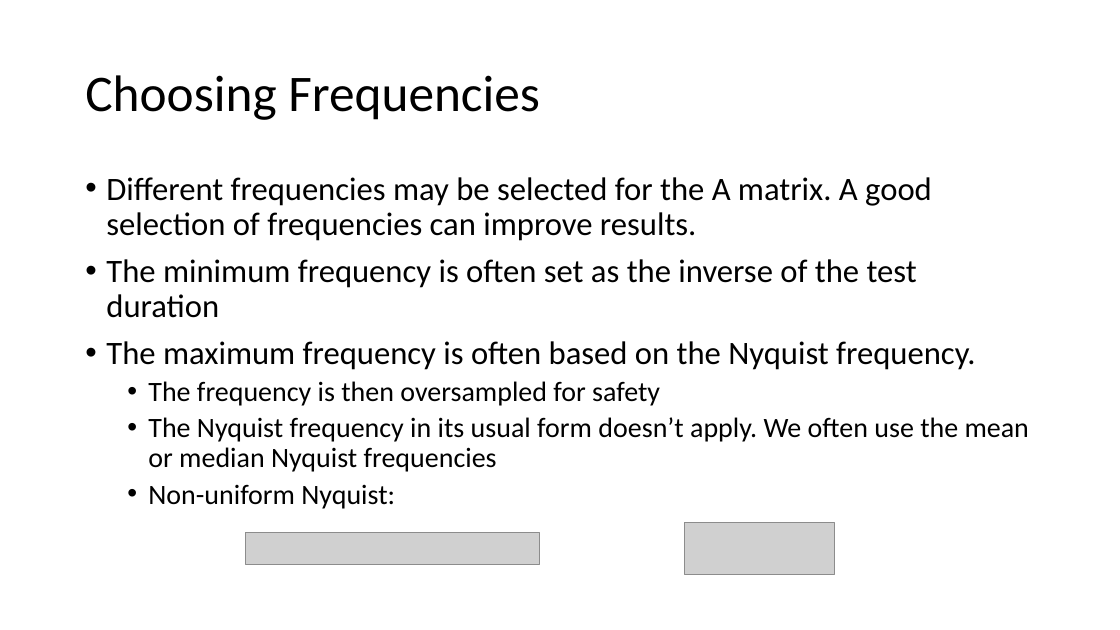
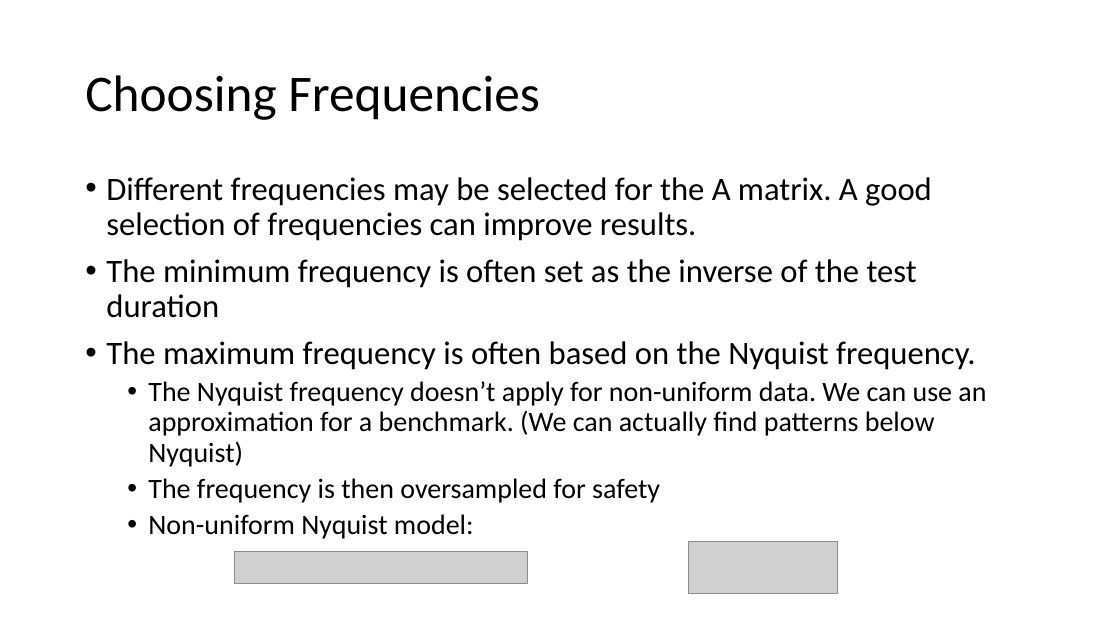
Before and after one commit to Tsintsuntsini/PHYS_581, a slide deck: slide 6 of Presentation2/The Lomb-Scargle Algorithm.pptx. Drawn at 1120x630 pixels with LibreOffice and Linux fonts; fonts in the diff are those of the drawing; grey boxes stand for pictures. Boxes give left, top, right and bottom in pixels: in the first picture for what was removed or moved away, otherwise in the second. Text is boxed around its words. In the diff, an @@ line names an element or a change of style, - is before the commit and + after.

```diff
--- a/Presentation2/The Lomb-Scargle Algorithm.pptx
+++ b/Presentation2/The Lomb-Scargle Algorithm.pptx
@@ text at (148, 381, 986, 467): paragraph added @@
+  • The Nyquist frequency doesn’t apply for non-uniform data. We can use an approximation for a benchmark. (We can actually find patterns below Nyquist)
@@ text at (148, 514, 474, 539): text changed @@
-  • The Nyquist frequency in its usual form doesn’t apply. We often use the mean or median Nyquist frequencies
-  • Non-uniform Nyquist:
+  • Non-uniform Nyquist model:
@@ picture: place and size @@
-picture at (246, 533, 539, 564)
+picture at (234, 552, 528, 583)
@@ picture: place and size @@
-picture at (685, 523, 834, 574)
+picture at (689, 542, 839, 593)
```
Also in this commit, not shown: 1 other slide changed, 6 slides added, 3 other files.
